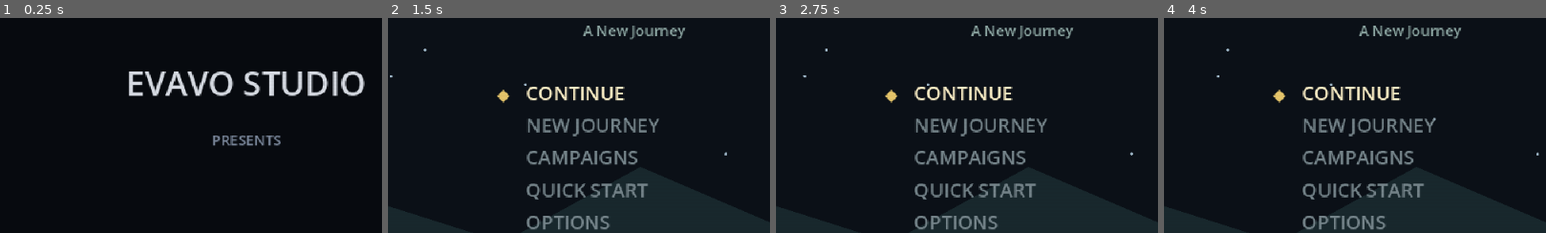
Above: before the commit, frames 1-4 (left to right).
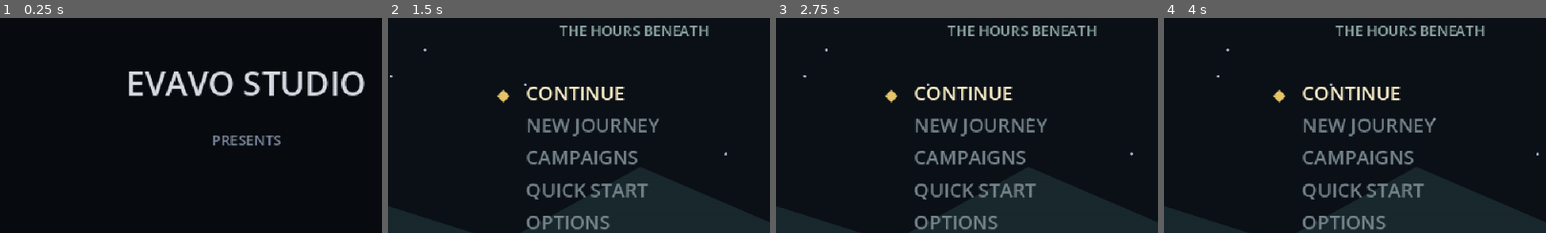
Above: after the commit, the same moments.

Repository: EVAVO-STUDIO/epochbound
Game: Godot game, scene res://src/app.tscn
Two runs of this game, one before a commit and one after it. Both use one fixed random seed, a clock stepped at 60 frames per second and the inputs below.
Inputs (mouse positions are % of the whole screen's width and height, from its top left):
- Up to frame 1 (0.25 s): no input
- Up to frame 2 (1.5 s): tap Enter (ui_accept) at 0.5, 0.77, 1.25 s; move the mouse to (72, 45) at 0.52 s; hold D (move_right) 0.53-1.25 s; tap Space (attack) at 0.6 s; click (72, 45) at 0.67 s; drag from (30, 55) to (45, 70) at 1.27 s
- Up to frame 3 (2.75 s): move the mouse to (60, 28) at 2.02 s; hold D (move_right) from 2.03 s (still down); tap F (companion_recall) at 2.1 s
- Up to frame 4 (4 s): release D (move_right) at 2.75 s; drag from (45, 70) to (20, 35) at 2.77 s; move the mouse to (80, 65) at 3.52 s; hold A (move_left) from 3.53 s (still down); tap E (interact) at 3.6 s; tap Enter (ui_accept) at 3.77 s
The pictures show only the part of the screen within x 18-68%, y 23-73%; the shares and areas given below are measured in that part.

The runs differ from the first frame. In frame 2, 1.2% of the frame differs, in the area x 44-84%, y 3-11%; in frame 3, 1.2%; in frame 4, 1.2%.

Commit message:
fix: accept whole-number JSON multiplayer fields

Diff:
--- a/src/content/multiplayer_area_validator.gd
+++ b/src/content/multiplayer_area_validator.gd
@@ -151,7 +151,7 @@
 	var kind := str(area.get("kind", ""))
 	if not MultiplayerCatalog.AREA_KINDS.has(kind):
 		errors.append("%s/kind must be sanctuary, co_op or pvp." % prefix)
-	if area.has("priority") and typeof(area.get("priority")) != TYPE_INT:
+	if area.has("priority") and not json_integer(area.get("priority")):
 		errors.append("%s/priority must be an integer." % prefix)
 	elif int(area.get("priority", 0)) < -100 or int(area.get("priority", 0)) > 100:
 		errors.append("%s/priority must be between -100 and 100." % prefix)
@@ -324,12 +324,21 @@
 ) -> void:
 	if not source.has(key):
 		return
-	if typeof(source.get(key)) != TYPE_INT:
+	if not json_integer(source.get(key)):
 		errors.append("%s/%s must be an integer." % [prefix, key])
 		return
 	var value := int(source.get(key))
 	if value < minimum or value > maximum:
 		errors.append("%s/%s must be between %d and %d." % [prefix, key, minimum, maximum])
+
+
+static func json_integer(value: Variant) -> bool:
+	if typeof(value) == TYPE_INT:
+		return true
+	if typeof(value) != TYPE_FLOAT:
+		return false
+	var number := float(value)
+	return not is_nan(number) and not is_inf(number) and floor(number) == number
 
 
 static func base_report(
